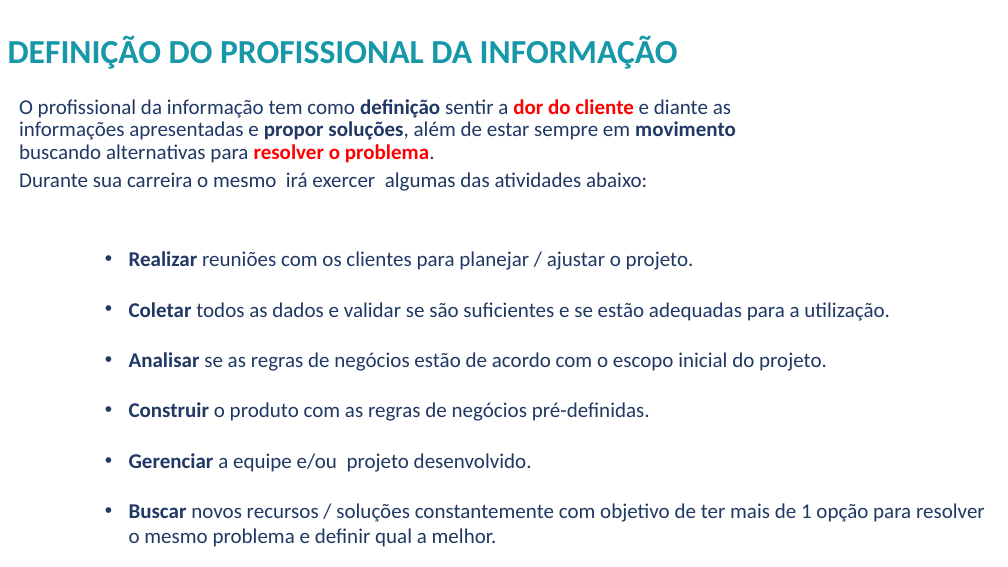
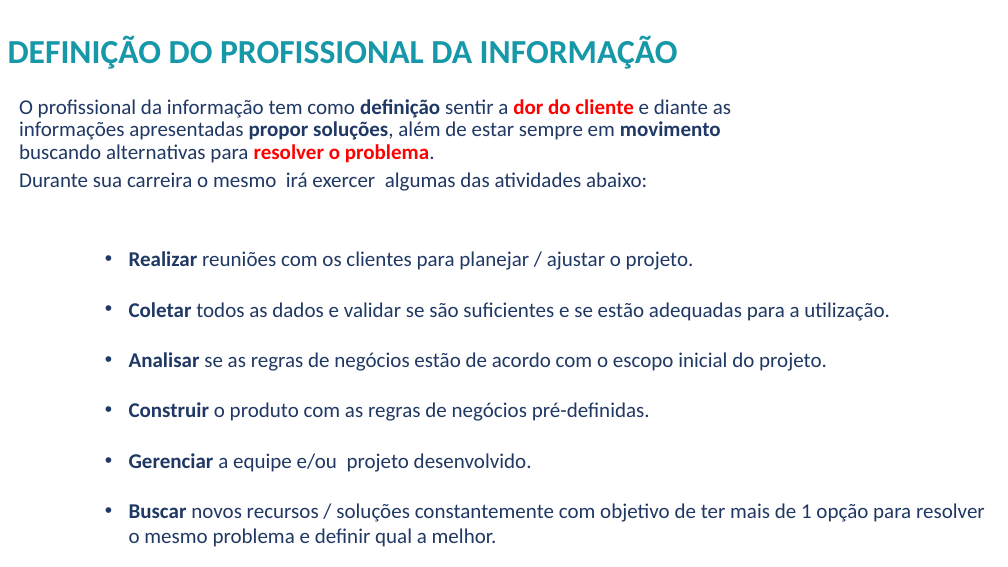
Before and after one commit to Euripedesjr9/UFRJ-ED, a slide deck: slide 2 of Grupo_4_BIG_Data_Desafios_profissional_info.pptx. Drawn at 1008x567 pixels with LibreOffice and Linux fonts; fonts in the diff are those of the drawing; background and template pictures are left out. Boxes give left, top, right and bottom in pixels: in the first picture for what was removed or moved away, otherwise in the second. Text is boxed around its words. In the diff, an @@ line names an element or a change of style, - is before the commit and + after.

```diff
--- a/Grupo_4_BIG_Data_Desafios_profissional_info.pptx
+++ b/Grupo_4_BIG_Data_Desafios_profissional_info.pptx
@@ text at (x1=19, y1=99, x2=731, y2=163): text changed @@
-  O profissional da informação tem como definição sentir a dor do cliente e diante as informações apresentadas e propor soluções, além de estar sempre em movimento buscando alternativas para resolver o problema.
+  O profissional da informação tem como definição sentir a dor do cliente e diante as informações apresentadas propor soluções, além de estar sempre em movimento buscando alternativas para resolver o problema.
```
Also in this commit, not shown: 2 other files.
